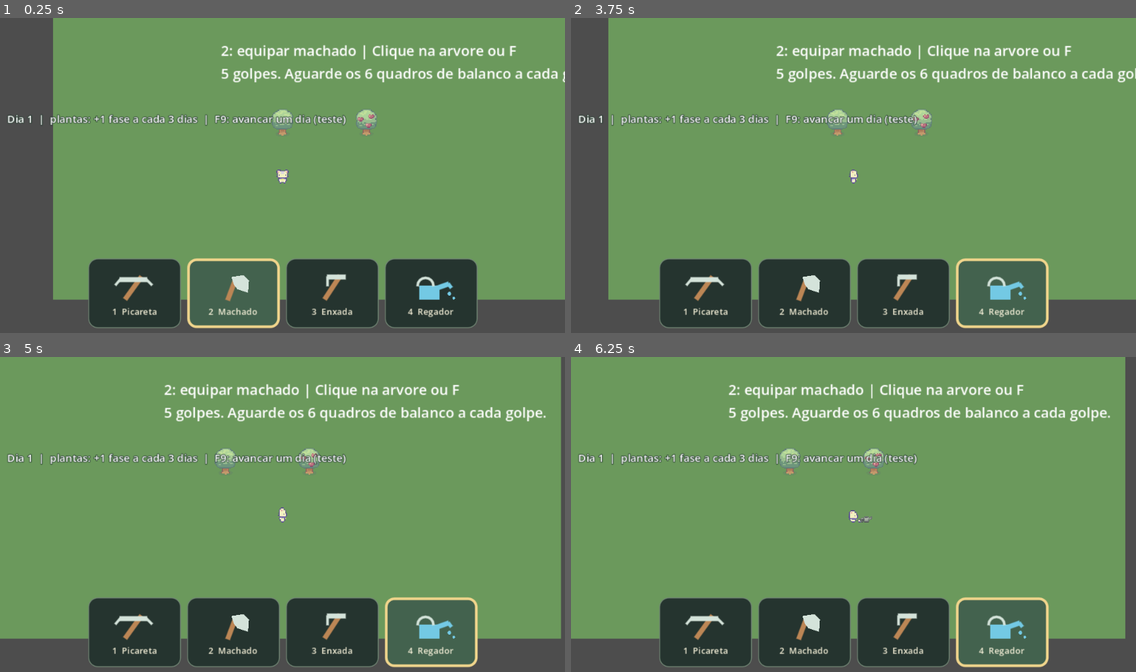
Above: before the commit, frames 1-4 (two rows, left to right).
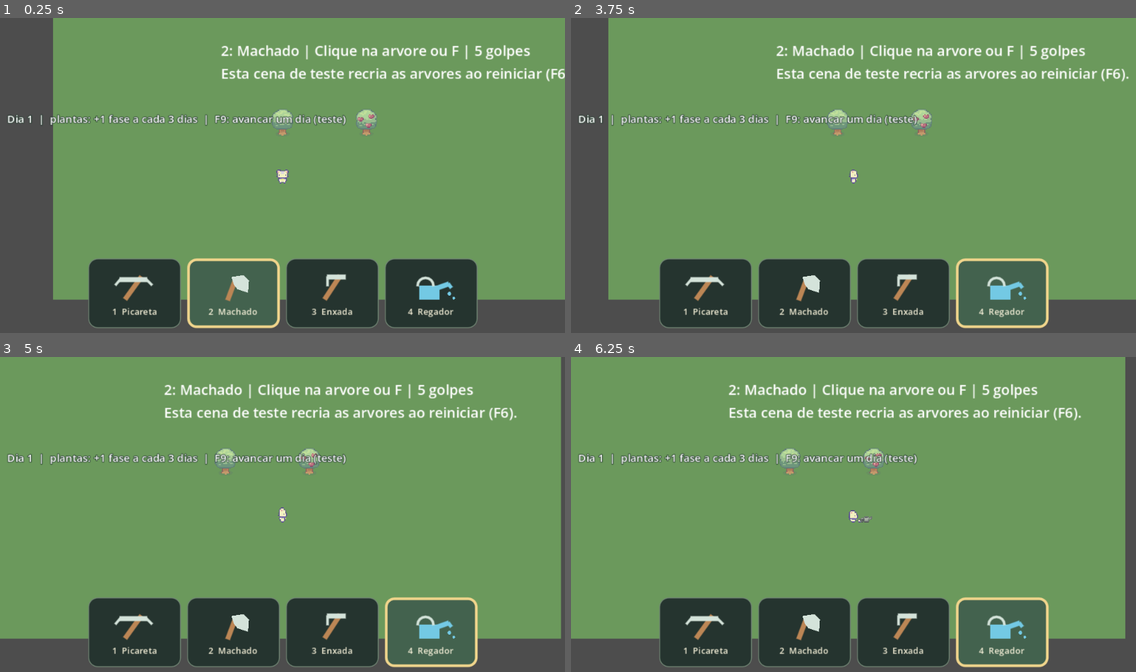
Above: after the commit, the same moments.

Repository: HelioConde/Slime-Harvest
Game: Godot game, scene res://scenes/trees/TreeChopDemo.tscn
Two runs of this game, one before a commit and one after it. Both use one fixed random seed, a clock stepped at 60 frames per second and the inputs below. This scene is started directly instead of the project's main scene.
Inputs (mouse positions are in pixels of both pictures, inside the frame that each line leads up to):
- Up to frame 1 (0.25 s): no input
- Up to frame 2 (3.75 s): click (706, 292) at 0.5 s; click (802, 292) at 1.25 s; click (904, 292) at 2 s; click (1000, 292) at 2.75 s; tap Enter at 3.5 s; move the mouse to (977, 159) at 3.52 s; hold D (move_right) from 3.53 s (still down); tap E (interact) at 3.6 s; click (977, 159) at 3.67 s
- Up to frame 3 (5 s): release D (move_right) at 4.25 s; drag from (169, 530) to (254, 577) at 4.27 s
- Up to frame 4 (6.25 s): tap Space at 5 s; move the mouse to (910, 445) at 5.02 s; hold D (move_right) 5.03-5.75 s; tap F (use_tool) at 5.1 s; tap Enter at 5.75 s; drag from (825, 577) to (684, 467) at 5.77 s

The runs differ from the first frame. In frame 1, 2.2% of the frame differs, in the area x 39-100%, y 8-21%; in frame 2, 2.3%; in frame 3, 2.4%, in the area x 29-97%, y 8-21%; in frame 4, 2.3%.

Commit message:
fix(godot): respawn trees in chopping demo without altering game saves

Diff:
--- a/scenes/trees/TreeChopDemo.tscn
+++ b/scenes/trees/TreeChopDemo.tscn
@@ -17,14 +17,16 @@
 
 [node name="Tree" parent="." instance=ExtResource("2_tree")]
 position = Vector2(260, 170)
+persist_felling = false
 
 [node name="AppleTree" parent="." instance=ExtResource("3_apple")]
 position = Vector2(355, 170)
+persist_felling = false
 
 [node name="Help" type="Label" parent="."]
 offset_left = 190.0
 offset_top = 65.0
 offset_right = 525.0
 offset_bottom = 110.0
-text = "2: equipar machado | Clique na arvore ou F\n5 golpes. Aguarde os 6 quadros de balanco a cada golpe."
+text = "2: Machado | Clique na arvore ou F | 5 golpes\nEsta cena de teste recria as arvores ao reiniciar (F6)."
 mouse_filter = 2
--- a/scripts/trees/choppable_tree.gd
+++ b/scripts/trees/choppable_tree.gd
@@ -3,6 +3,7 @@
 
 @export_range(1, 20, 1) var axe_hits_required: int = 5
 @export var persistent_id: String = ""
+@export var persist_felling: bool = true
 
 const FALL_SCENE: PackedScene = preload("res://scenes/objects/trees/tree_fall.tscn")
 const STUMP_SCENE: PackedScene = preload("res://scenes/objects/stumps/stump.tscn")
@@ -16,7 +17,7 @@
 
 func _ready() -> void:
 	_save_key = persistent_id if not persistent_id.is_empty() else str(get_path())
-	if TreePersistence.is_felled(_save_key):
+	if persist_felling and TreePersistence.is_felled(_save_key):
 		_swap_to(STUMP_SCENE, "_Stump")
 		return
 	add_to_group("choppable_trees")
@@ -34,7 +35,7 @@
 
 
 func can_accept_axe_hit() -> bool:
-	return not _swaying and not _falling and _sprite != null and not TreePersistence.is_felled(_save_key)
+	return not _swaying and not _falling and _sprite != null and (not persist_felling or not TreePersistence.is_felled(_save_key))
 
 
 func contains_click(world_point: Vector2) -> bool:
@@ -73,7 +74,8 @@
 	_swaying = false
 	if _hits >= axe_hits_required:
 		_falling = true
-		TreePersistence.mark_felled(_save_key)
+		if persist_felling:
+			TreePersistence.mark_felled(_save_key)
 		_swap_to(FALL_SCENE, "_Fall")
 	elif _sprite.sprite_frames.has_animation(&"idle"):
 		_sprite.play(&"idle")
Not shown, changed: docs/tree_chopping.md
